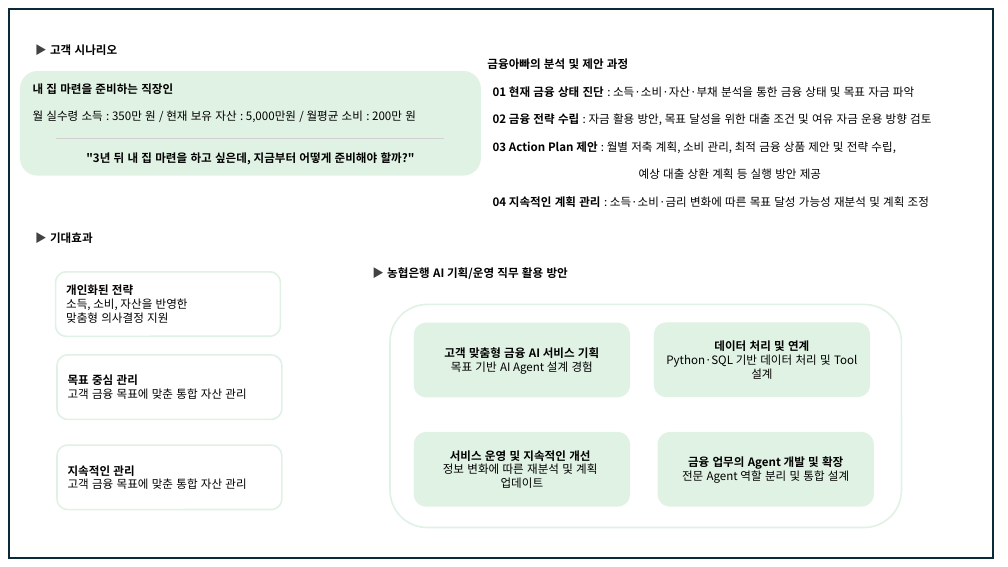
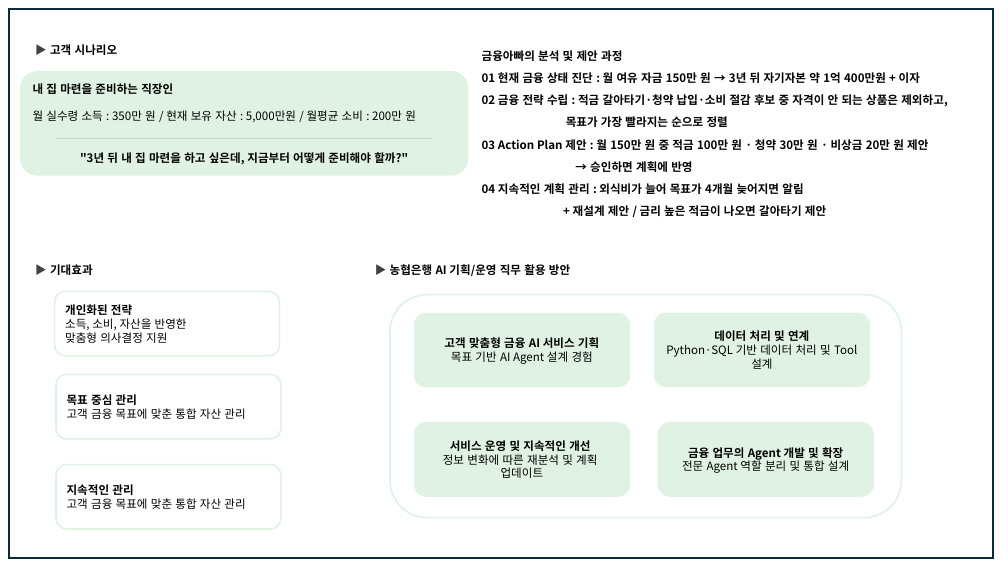
Before and after one commit to KimSungYong97/AFPA, a slide deck: slide 5 of 수험번호_성명_포트폴리오(양식) (1).pptx (slide 6 before the commit). Drawn at 1008x567 pixels with LibreOffice and Linux fonts; fonts in the diff are those of the drawing. Boxes give left, top, right and bottom in pixels: in the first picture for what was removed or moved away, otherwise in the second. Text is boxed around its words. In the diff, an @@ line names an element or a change of style, - is before the commit and + after.

```diff
--- a/수험번호_성명_포트폴리오(양식) (1).pptx
+++ b/수험번호_성명_포트폴리오(양식) (1).pptx
@@ text "금융아빠의 분석 및 제안 과정": place and size @@
-text "금융아빠의 분석 및 제안 과정" at (487,58,931,207)
+text "금융아빠의 분석 및 제안 과정" at (482,50,948,216)
@@ text at (482,50,622,61): font Arial to Noto Sans CJK KR in "금융아빠의 분석 및 제안 과정" @@
@@ rounded rectangle "내 집 마련을 준비하는 직장인": place and size @@
-rounded rectangle "내 집 마련을 준비하는 직장인" at (20,71,481,175)
+rounded rectangle "내 집 마련을 준비하는 직장인" at (20,71,468,175)
@@ text at (482,72,948,216): text changed; bold on @@
-01 현재 금융 상태 진단 : 소득·소비·자산·부채 분석을 통한 금융 상태 및 목표 자금 파악
-02 금융 전략 수립 : 자금 활용 방안, 목표 달성을 위한 대출 조건 및 여유 자금 운용 방향 검토
-03 Action Plan 제안 : 월별 저축 계획, 소비 관리, 최적 금융 상품 제안 및 전략 수립,
-예상 대출 상환 계획 등 실행 방안 제공
-04 지속적인 계획 관리 : 소득·소비·금리 변화에 따른 목표 달성 가능성 재분석 및 계획 조정
+01 현재 금융 상태 진단 : 월 여유 자금 150만 원 → 3년 뒤 자기자본 약 1억 400만원 + 이자
+02 금융 전략 수립 : 적금 갈아타기·청약 납입·소비 절감 후보 중 자격이 안 되는 상품은 제외하고,
+목표가 가장 빨라지는 순으로 정렬
+03 Action Plan 제안 : 월 150만 원 중 적금 100만 원 · 청약 30만 원 · 비상금 20만 원 제안
+→ 승인하면 계획에 반영
+04 지속적인 계획 관리 : 외식비가 늘어 목표가 4개월 늦어지면 알림
++ 재설계 제안 / 금리 높은 적금이 나오면 갈아타기 제안
@@ line moved from (56, 139) - (444, 139) to (54, 139) - (433, 139) @@
@@ text "▶ 기대효과": place and size @@
-text "▶ 기대효과" at (50,232,93,243)
+text "▶ 기대효과" at (50,264,93,275)
@@ 5 rounded rectangles: place and size @@
-5 rounded rectangles at (390,305,902,528)
+5 rounded rectangles at (390,295,902,518)
@@ 3 rounded rectangles: place and size @@
-3 rounded rectangles at (56,272,281,510)
+3 rounded rectangles at (54,291,281,529)
```
Also in this commit, not shown: 1 other slide changed, 1 slide removed.
